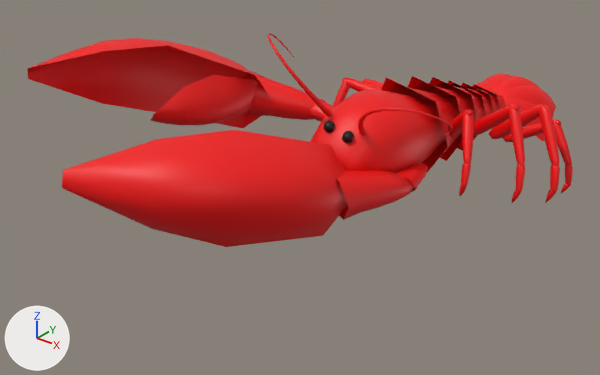
Renders of the FBX model Assets/Animation/free_swim_lobster.fbx from each side of a commit.
The view is the same before and after, from a 50 mm camera at (0.0313, -0.0365, 0.0213) aimed at (0.002, 0.0002, -0.0014). The lights are fixed; the arrows at lower left show +X, +Y and +Z. Both versions are drawn at frame 101 of the action 'Take 001'; the numbers are the values there.
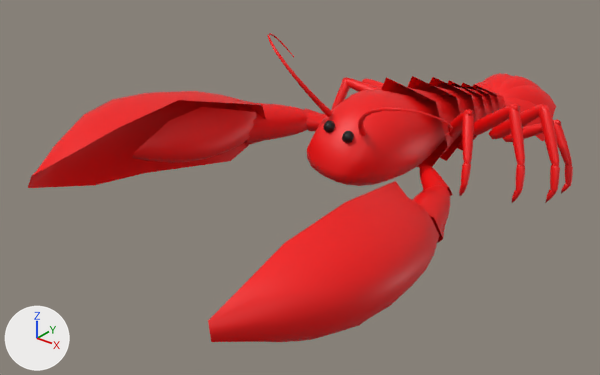
Location of each change, (x1, y1, x2, y2) in pixels of the pictures (600 x 375 px):
'polySurface3', turned: before (62, 130, 347, 247); after (208, 181, 439, 342)
'polySurface8', turned: before (27, 38, 268, 128); after (28, 91, 266, 188)
'polySurface9', turned: before (151, 75, 261, 125); after (132, 107, 257, 162)
'polySurface1', turned: before (337, 170, 415, 220); after (413, 185, 450, 243)
'polySurface6', turned: before (244, 71, 315, 120); after (234, 102, 309, 146)
'polySurface2', turned: before (398, 163, 428, 192); after (420, 164, 453, 196)
'polySurface7', turned: before (311, 99, 334, 122); after (305, 108, 326, 132)

Patch to the scene script:
```diff
--- a/Assets/Animation/free_swim_lobster.fbx.py
+++ b/Assets/Animation/free_swim_lobster.fbx.py
@@ ob_polysurface2 @@
 ob_polysurface2.location = (0.145, 0.121, -0.096)
-ob_polysurface2.rotation_euler = (0.0, -0.448, 0.0)  # degrees (0, -26, 0)
+ob_polysurface2.rotation_euler = (0.0, 0.194, 0.0)  # degrees (0, 11, 0)
@@ ob_polysurface7 @@
 ob_polysurface7.location = (-0.145, 0.121, -0.096)
-ob_polysurface7.rotation_euler = (0.0, -0.834, 0.0)  # degrees (0, -48, 0)
+ob_polysurface7.rotation_euler = (0.0, -0.172, 0.0)  # degrees (0, -10, 0)
@@ ob_polysurface9 @@
 ob_polysurface9.location = (-0.281, 0.135, 0.313)
-ob_polysurface9.rotation_euler = (0.0, 0.68, 0.0)  # degrees (0, 39, 0)
```
